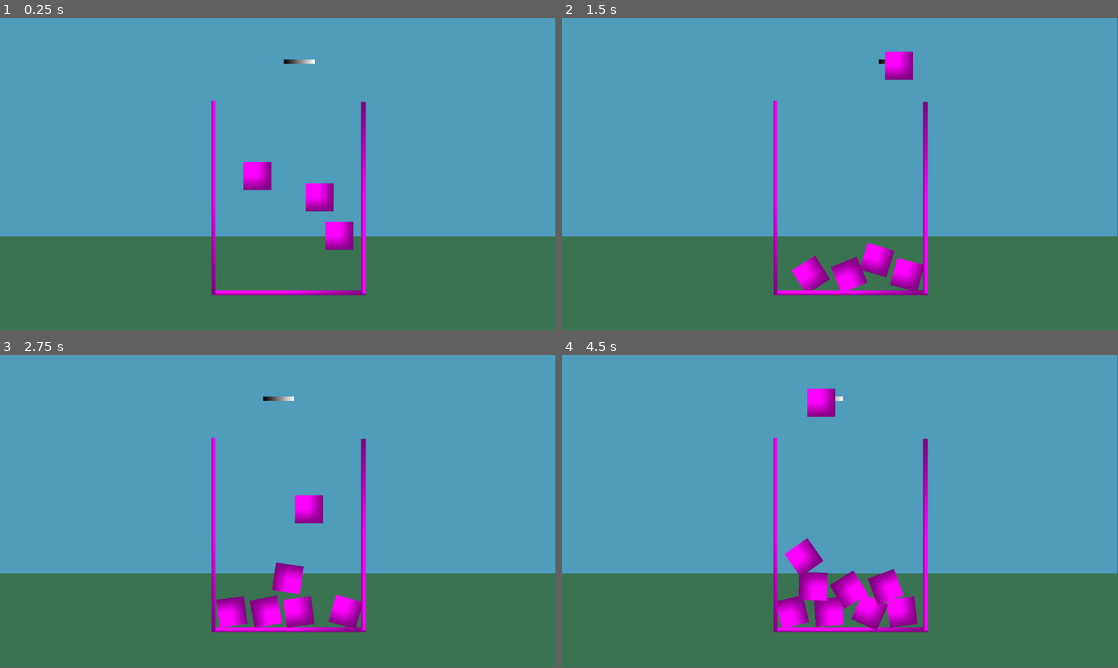
Above: before the commit, frames 1-4 (two rows, left to right).
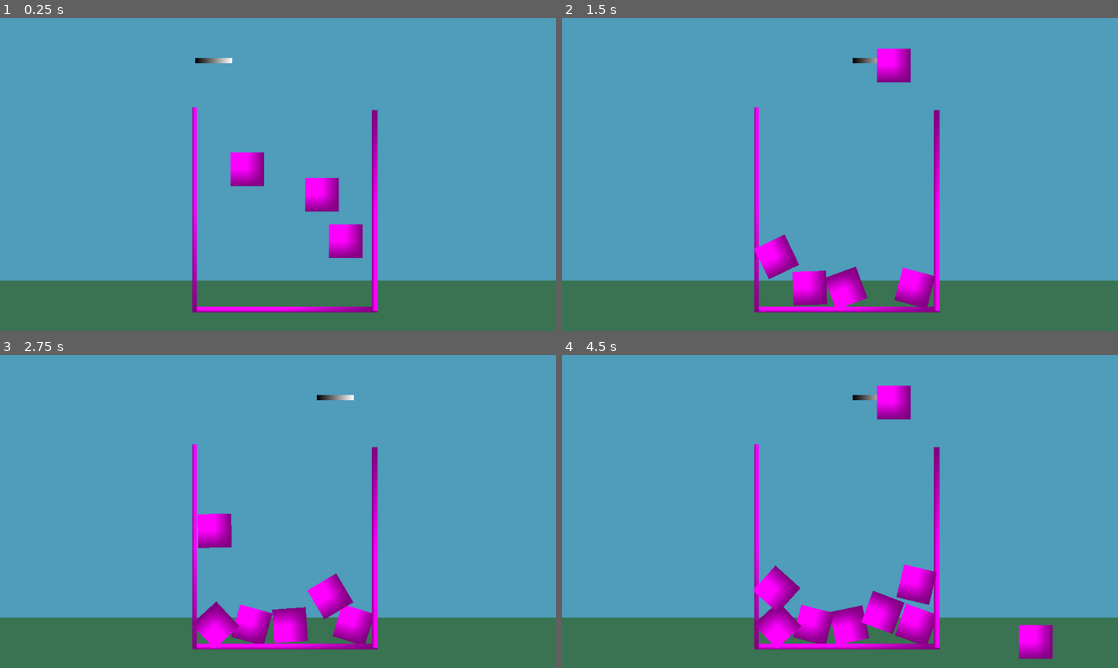
Above: after the commit, the same moments.

Repository: ClebMartin/GMTKGameJam2025
Game: Godot game, scene res://scenes/game.tscn
The game is run twice, just before and just after one commit, with the same random seed, the same clock (stepped at 60 frames per second) and the same inputs.
Inputs (mouse positions are in pixels of both pictures, inside the frame that each line leads up to):
- Up to frame 1 (0.25 s): no input
- Up to frame 2 (1.5 s): move the mouse to (962, 158) at 0.52 s; hold Right (right, bound only after the commit) 0.53-1.28 s; hold Space (drop) 0.53-1.28 s; move the mouse to (728, 190) at 1.27 s; hold Left (left, bound only after the commit) from 1.28 s (still down); tap Space (drop) at 1.35 s
- Up to frame 3 (2.75 s): move the mouse to (333, 442) at 2.02 s; release Left (left, bound only after the commit) at 2.03 s; hold Right (right, bound only after the commit) from 2.03 s (still down); hold Space (drop) from 2.03 s (still down)
- Up to frame 4 (4.5 s): move the mouse to (812, 574) at 2.77 s; release Space (drop) at 2.78 s; tap Space (drop) at 2.85, 4.35 s; move the mouse to (1006, 558) at 3.52 s; release Right (right, bound only after the commit) at 3.53 s; hold Space (drop) 3.53-4.28 s; hold Left (left, bound only after the commit) from 3.53 s (still down); move the mouse to (673, 464) at 4.27 s
In our replay, the window is 799x449 before the commit and 800x450 after it. These sizes can differ from the game's own. Grey fills any space a smaller window leaves; there, only what the larger window draws over its background counts as a difference.

The runs differ from the first frame. In frame 1, 19% of the frame differs, in the area x 0-100%, y 0-95%; in frame 2, 19%; in frame 3, 20%; in frame 4, 21%, in the area x 0-100%, y 0-98%.

Commit message:
changed player animation to mouse left-right

Diff:
--- a/gmtk-game-jam-2025/project.godot
+++ b/gmtk-game-jam-2025/project.godot
@@ -15,10 +15,30 @@
 config/features=PackedStringArray("4.4", "Forward Plus")
 config/icon="res://icon.svg"
 
+[display]
+
+window/size/viewport_width=960
+window/size/viewport_height=540
+window/stretch/mode="viewport"
+window/stretch/aspect="keep_width"
+
 [input]
 
 drop={
 "deadzone": 0.2,
 "events": [Object(InputEventKey,"resource_local_to_scene":false,"resource_name":"","device":-1,"window_id":0,"alt_press …(191 unchanged characters)…
+, Object(InputEventMouseButton,"resource_local_to_scene":false,"resource_name":"","device":-1,"window_id":0,"alt_pressed":false,"shift_pressed":false,"ctrl_pressed":false,"meta_pressed":false,"button_mask":1,"position":Vector2(423, 37),"global_position":Vector2(442, 133),"factor":1.0,"button_index":1,"canceled":false,"pressed":true,"double_click":false,"script":null)
 ]
 }
+left={
+"deadzone": 0.2,
+"events": [Object(InputEventKey,"resource_local_to_scene":false,"resource_name":"","device":-1,"window_id":0,"alt_pressed":false,"shift_pressed":false,"ctrl_pressed":false,"meta_pressed":false,"pressed":false,"keycode":0,"physical_keycode":4194319,"key_label":0,"unicode":0,"location":0,"echo":false,"script":null)
+, Object(InputEventKey,"resource_local_to_scene":false,"resource_name":"","device":-1,"window_id":0,"alt_pressed":false,"shift_pressed":false,"ctrl_pressed":false,"meta_pressed":false,"pressed":false,"keycode":0,"physical_keycode":65,"key_label":0,"unicode":97,"location":0,"echo":false,"script":null)
+]
+}
+right={
+"deadzone": 0.2,
+"events": [Object(InputEventKey,"resource_local_to_scene":false,"resource_name":"","device":-1,"window_id":0,"alt_pressed":false,"shift_pressed":false,"ctrl_pressed":false,"meta_pressed":false,"pressed":false,"keycode":0,"physical_keycode":4194321,"key_label":0,"unicode":0,"location":0,"echo":false,"script":null)
+, Object(InputEventKey,"resource_local_to_scene":false,"resource_name":"","device":-1,"window_id":0,"alt_pressed":false,"shift_pressed":false,"ctrl_pressed":false,"meta_pressed":false,"pressed":false,"keycode":0,"physical_keycode":68,"key_label":0,"unicode":100,"location":0,"echo":false,"script":null)
+]
+}
--- a/gmtk-game-jam-2025/scenes/basket.tscn
+++ b/gmtk-game-jam-2025/scenes/basket.tscn
@@ -6,7 +6,7 @@
 b = Vector2(312, 0)
 
 [sub_resource type="SegmentShape2D" id="SegmentShape2D_kcd6v"]
-a = Vector2(0, -99)
+a = Vector2(0, -51)
 b = Vector2(0, 289)
 
 [node name="Basket" type="StaticBody2D"]
@@ -21,15 +21,15 @@
 shape = SubResource("SegmentShape2D_yyrsc")
 
 [node name="Sprite2D2" type="Sprite2D" parent="."]
-position = Vector2(-156, -192.29)
+position = Vector2(-156, -167.602)
 rotation = 1.5708
-scale = Vector2(401.98, 8.90906)
+scale = Vector2(352.605, 8.90906)
 texture = SubResource("PlaceholderTexture2D_kcd6v")
 
 [node name="Sprite2D3" type="Sprite2D" parent="."]
-position = Vector2(155, -191.557)
+position = Vector2(155, -165.597)
 rotation = -3.14159
-scale = Vector2(10.4877, 397.973)
+scale = Vector2(10.4877, 346.053)
 texture = SubResource("PlaceholderTexture2D_kcd6v")
 
 [node name="CollisionShape2D2" type="CollisionShape2D" parent="."]
--- a/gmtk-game-jam-2025/scenes/game.tscn
+++ b/gmtk-game-jam-2025/scenes/game.tscn
@@ -1,78 +1,33 @@
-[gd_scene load_steps=7 format=3 uid="uid://bpbhwm5mdm2e0"]
+[gd_scene load_steps=4 format=3 uid="uid://bpbhwm5mdm2e0"]
 
 [ext_resource type="PackedScene" uid="uid://1ihxbm3koeot" path="res://scenes/seed.tscn" id="1_uwrxv"]
 [ext_resource type="PackedScene" uid="uid://igw3ym3x2ynf" path="res://scenes/basket.tscn" id="2_yqjtg"]
 [ext_resource type="PackedScene" uid="uid://ckwxsg8n57wix" path="res://scenes/player.tscn" id="3_lnu2h"]
 
-[sub_resource type="Animation" id="Animation_lbhrr"]
-length = 0.001
-tracks/0/type = "value"
-tracks/0/imported = false
-tracks/0/enabled = true
-tracks/0/path = NodePath(".:position")
-tracks/0/interp = 1
-tracks/0/loop_wrap = true
-tracks/0/keys = {
-"times": PackedFloat32Array(0),
-"transitions": PackedFloat32Array(1),
-"update": 0,
-"values": [Vector2(479, 91)]
-}
-
-[sub_resource type="Animation" id="Animation_lnu2h"]
-resource_name = "moveHorizontal"
-length = 4.0
-loop_mode = 1
-tracks/0/type = "value"
-tracks/0/imported = false
-tracks/0/enabled = true
-tracks/0/path = NodePath(".:position")
-tracks/0/interp = 1
-tracks/0/loop_wrap = true
-tracks/0/keys = {
-"times": PackedFloat32Array(0, 1, 2, 3, 4),
-"transitions": PackedFloat32Array(1, 1, 1, 1, 1),
-"update": 0,
-"values": [Vector2(598, 91), Vector2(709, 91), Vector2(602, 91), Vector2(479, 91), Vector2(598, 91)]
-}
-
-[sub_resource type="AnimationLibrary" id="AnimationLibrary_iywne"]
-_data = {
-&"RESET": SubResource("Animation_lbhrr"),
-&"moveHorizontal": SubResource("Animation_lnu2h")
-}
-
 [node name="Main" type="Node2D"]
 
 [node name="Blue" type="ColorRect" parent="."]
-offset_right = 1152.0
-offset_bottom = 648.0
+offset_right = 960.0
+offset_bottom = 543.0
 color = Color(0.309804, 0.611765, 0.733333, 1)
 
 [node name="Green" type="ColorRect" parent="."]
 offset_top = 453.0
-offset_right = 1152.0
-offset_bottom = 653.0
+offset_right = 960.0
+offset_bottom = 542.0
 color = Color(0.227451, 0.45098, 0.317647, 1)
 
 [node name="Seed" parent="." instance=ExtResource("1_uwrxv")]
-position = Vector2(663, 344)
+position = Vector2(556, 277)
 
 [node name="Seed2" parent="." instance=ExtResource("1_uwrxv")]
-position = Vector2(534, 300)
+position = Vector2(427, 233)
 
 [node name="Seed3" parent="." instance=ExtResource("1_uwrxv")]
-position = Vector2(704, 424)
+position = Vector2(597, 357)
 
 [node name="Basket" parent="." instance=ExtResource("2_yqjtg")]
-position = Vector2(599, 565)
+position = Vector2(492, 498)
 
 [node name="Player" parent="." instance=ExtResource("3_lnu2h")]
-position = Vector2(479, 91)
-
-[node name="AnimationPlayer" type="AnimationPlayer" parent="Player"]
-libraries = {
-&"": SubResource("AnimationLibrary_iywne")
-}
-autoplay = "moveHorizontal"
-speed_scale = 0.8
+position = Vector2(368, 74)
--- a/gmtk-game-jam-2025/scenes/player.gd
+++ b/gmtk-game-jam-2025/scenes/player.gd
@@ -1,6 +1,26 @@
 extends Node2D
 
 @export var seed: PackedScene
+
+@export_range(1, 10, 1, "or_greater")
+var ranged_var: int = 5
+
+func _physics_process(delta):
+	# Follow mouse, don't change y value
+	# Determine if using mouse of keyboarda
+	# # If pressing left/right, use keyboard controls. If moving mouse, use mouse controls
+	# Could lerp this!
+	# self.position.x = get_viewport().get_mouse_position().x
+
+	if Input.is_action_pressed("left"):
+		#do stuff
+		self.position.x -= ranged_var
+
+	if Input.is_action_pressed('right'):
+		#do stuff
+		self.position.x += ranged_var
+
+	pass
 
 func _input(event):
 	# If "spacebar" is pressed (set in Project Settings > Input Map)
